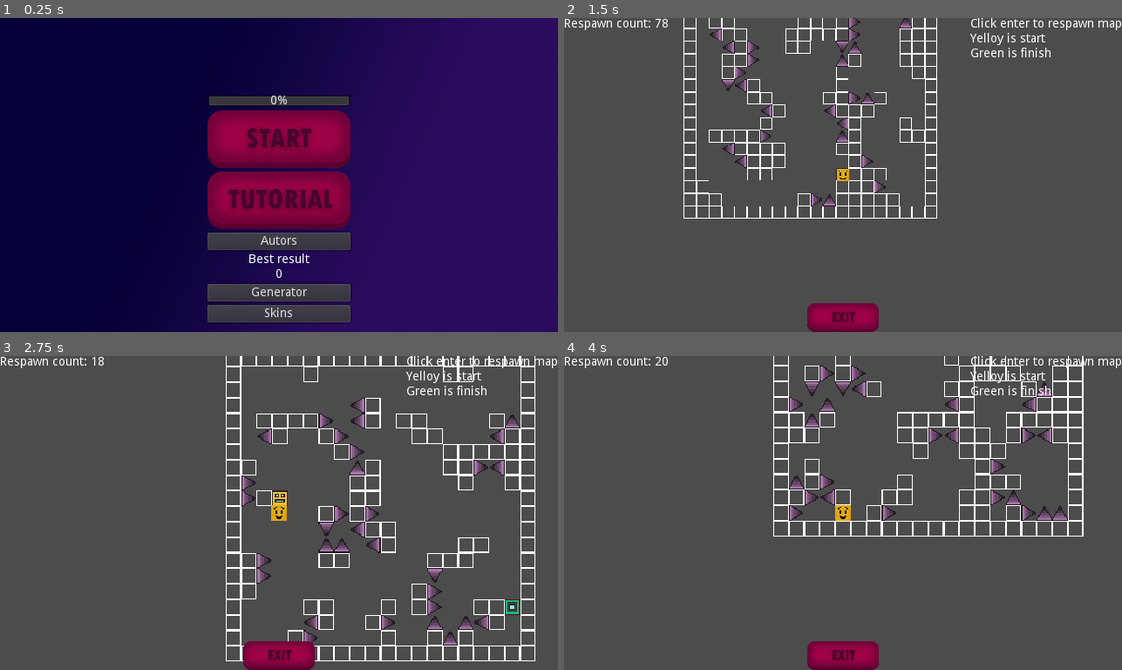
Above: before the commit, frames 1-4 (two rows, left to right).
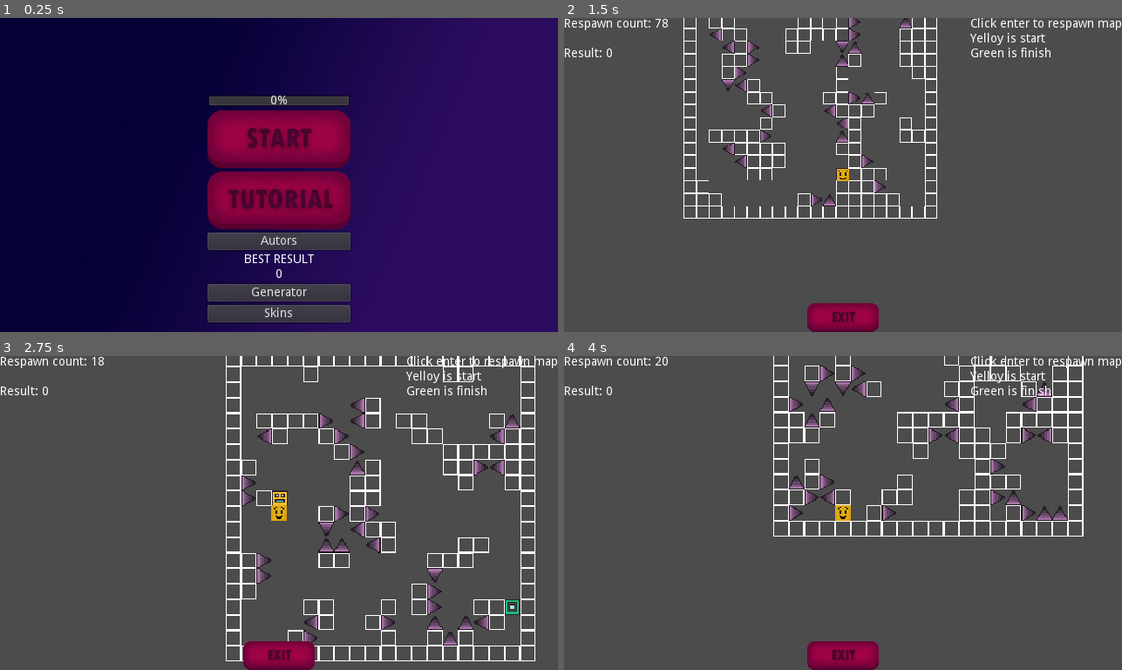
Above: after the commit, the same moments.

Repository: DanisGaleev/Gravity
Game: Godot game, scene res://scenes/Menu.tscn
Two runs of this game, one before a commit and one after it. Both use one fixed random seed, a clock stepped at 60 frames per second and the inputs below.
Inputs (mouse positions are in pixels of both pictures, inside the frame that each line leads up to):
- Up to frame 1 (0.25 s): no input
- Up to frame 2 (1.5 s): click "Generator" at 0.5 s; tap Enter (respawn) at 1.25 s; move the mouse to (965, 159) at 1.27 s; hold D (right) from 1.28 s (still down); hold Mouse wheel up (zoom_in) from 1.28 s (still down)
- Up to frame 3 (2.75 s): tap Enter (respawn) at 2 s; move the mouse to (167, 528) at 2.02 s; release D (right) at 2.03 s; release Mouse wheel up (zoom_in) at 2.03 s; hold A (left) from 2.03 s (still down); tap Mouse wheel down (zoom_out) at 2.1 s
- Up to frame 4 (4 s): tap Enter (respawn) at 2.75, 3.5 s; move the mouse to (898, 443) at 2.77 s; release A (left) at 2.78 s; hold Mouse wheel up (zoom_in) 2.78-3.53 s; hold D (right) from 2.78 s (still down); move the mouse to (815, 575) at 3.52 s; tap Mouse wheel down (zoom_out) at 3.6 s

The runs differ from the first frame. In frame 1, 0.2% of the frame differs, in the area x 43-57%, y 75-79%; in frame 2, 0.1%; in frame 3, 0.1%; in frame 4, 0.1%.
Error before the commit: Invalid set index 'text' (on base: 'Nil') with value of type 'String'. (res://scripts/Menu.gd:15)

Commit message:
add system of records

Diff:
--- a/scenes/Generator.tscn
+++ b/scenes/Generator.tscn
@@ -54,6 +54,7 @@
 margin_top = 34.0
 margin_right = 86.0
 margin_bottom = 68.0
+text = "Result: 0"
 
 [node name="Insructions" type="Label" parent="Node/Control/CanvasLayer"]
 anchor_left = 1.0
--- a/scripts/Generator.gd
+++ b/scripts/Generator.gd
@@ -71,8 +71,10 @@
 	while !isFoundPath:
 		create_start_and_finish()
 	draw_map()
-
-	$Node/Control/CanvasLayer/Count.text ="Respawn count: " + str(respawnCount)
+	var save = Save_Handler.new()
+	save.load_from_file("user://data.txt")
+	result_label.text = "Result: 0" if save.get_value("current_result") == null else "Result: " + str(save.get_value("current_result"))
+	$Node/Control/CanvasLayer/Count.text = "Respawn count: " + str(respawnCount)
 	if isFirstTime:
 		pl.global_position = Vector2(start_vec.x, start_vec.y) * 16 + Vector2(8, 8)
 	isFirstTime = true
@@ -127,8 +129,6 @@
 	start_vec = empty_tiles[start_pos_index]
 	empty_tiles.remove(start_pos_index)
 	finish_vec = empty_tiles[rand_range(0, empty_tiles.size())]
-	print(start_vec)
-	print(finish_vec)
 	map[start_vec.x][start_vec.y] = tiles.start
 	map[finish_vec.x][finish_vec.y] = tiles.finish
 
@@ -190,6 +190,14 @@
 func _on_Finish_body_entered(body):
 	print(body.get_name())
 	if body.get_name() == "Player":
+		get_tree().reload_current_scene()
+		var save = Save_Handler.new()
+		save.load_from_file("user://data.txt")
+		if save.get_value("current_result") == null:
+			save.add_value("current_result", 1)
+		else:
+			save.add_value("current_result", save.get_value("current_result") + 1)
+		save.save_to_file("user://data.txt")
 		#win_screen = win_screen_scene.instance()
 		#get_node("Node/Control").add_child(win_screen)
 		#win_screen.visible = true
@@ -199,21 +207,29 @@
 		#		child.visible = false
 
 		#pl.queue_free()
-		map.clear()
-		tilemap.clear()
-		spikes_map.clear()
-		empty_tiles.clear()
-		astar.clear()
-		isFoundPath = false
-		create_level()
-		current_result+=1
-		result_label.text = "Result: " + str(current_result)
-		pl.set_isStarted(false)
-		pl.velocity = Vector2(0, 0)
+
+		#map.clear()
+		#tilemap.clear()
+		#spikes_map.clear()
+		#empty_tiles.clear()
+		#astar.clear()
+		#isFoundPath = false
+		#create_level()
+		#current_result+=1
+		#result_label.text = "Result: " + str(current_result)
+		#pl.set_isStarted(false)
+		#pl.velocity = Vector2(0, 0)
 
 
 func _on_Spikes_body_entered(body):
 	if body.get_name() == "Player":
+		var save = Save_Handler.new()
+		save.load_from_file("user://data.txt")
+		if save.get_value("current_result") == null:
+			save.add_value("current_result", 0)
+		save.add_value("best_result", max(int(save.get_value("best_result")), save.get_value("current_result")))
+		save.add_value("current_result", 0)
+		save.save_to_file("user://data.txt")
 		died_screen = died_screen_scene.instance()
 		get_node("Node/Control").add_child(died_screen)
 		for i in get_children():
--- a/scripts/Menu.gd
+++ b/scripts/Menu.gd
@@ -12,7 +12,10 @@
 		bar.value = 0
 	else:
 		bar.value = float(v) - 1
-	best.text = "BEST RESULT\n0" if best == null else "BEST RESULT\n" + str(best)
+	if best == null :
+		save.add_value("best_result", 0)
+		save.save_to_file("user://data.txt")
+	best_res.text = "BEST RESULT\n0" if best == null else "BEST RESULT\n" + str(best)
 
 func _process(delta):
 	pass
Not shown, changed: .mono/metadata/ide_messaging_meta.txt
Not shown, changed: README.md
